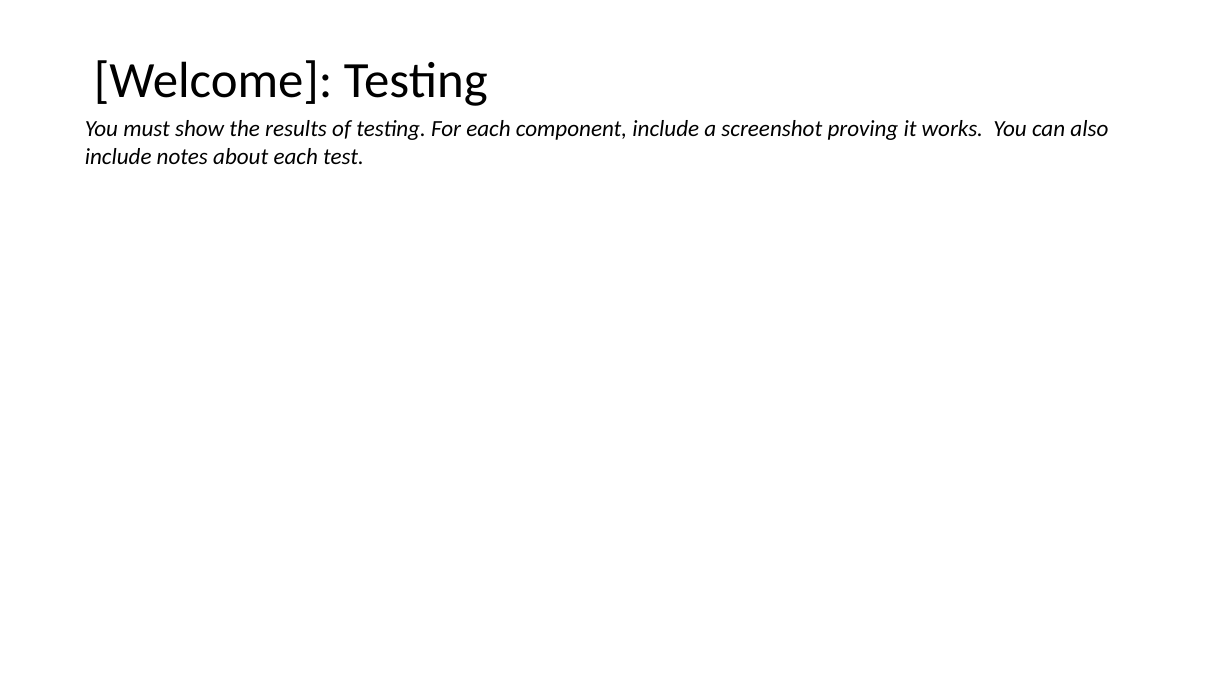
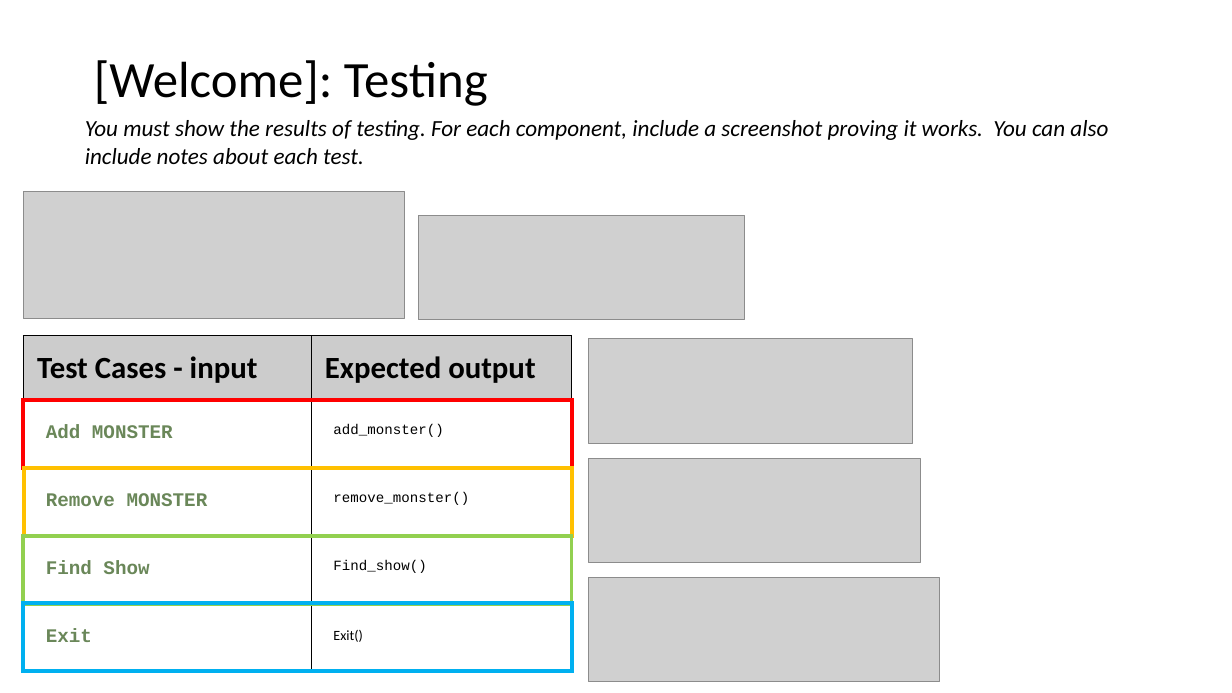
Before and after one commit to peter123321123321/Monster-Cards-Internal, a slide deck: slide 9 of 2.7 and 2.8 Documentation Template.pptx. Drawn at 1232x693 pixels with LibreOffice and Linux fonts; fonts in the diff are those of the drawing; grey boxes stand for pictures. Boxes give left, top, right and bottom in pixels: in the first picture for what was removed or moved away, otherwise in the second. Text is boxed around its words. In the diff, an @@ line names an element or a change of style, - is before the commit and + after.

```diff
--- a/2.7 and 2.8 Documentation Template.pptx
+++ b/2.7 and 2.8 Documentation Template.pptx
@@ picture added at (23,191,405,319) @@
@@ picture added at (419,215,745,320) @@
@@ table added at (23,335,571,672), 5 rows, 2 columns @@
+Test Cases - input | Expected output
+Add MONSTER | add_monster()
+Remove MONSTER | remove_monster()
+Find Show | Find_show()
+Exit | Exit()
@@ picture added at (589,339,913,444) @@
@@ rectangle added at (23,400,572,468), outline #FF0000 3 pt @@
@@ rectangle added at (24,469,573,536), outline #FFC000 3 pt @@
@@ picture added at (589,458,921,563) @@
@@ rectangle added at (23,536,572,604), outline #92D050 3 pt @@
@@ picture added at (589,578,940,682) @@
@@ rectangle added at (23,604,572,671), outline #00B0F0 3 pt @@
```
Also in this commit, not shown: 2 other slides changed, 3 other files.
